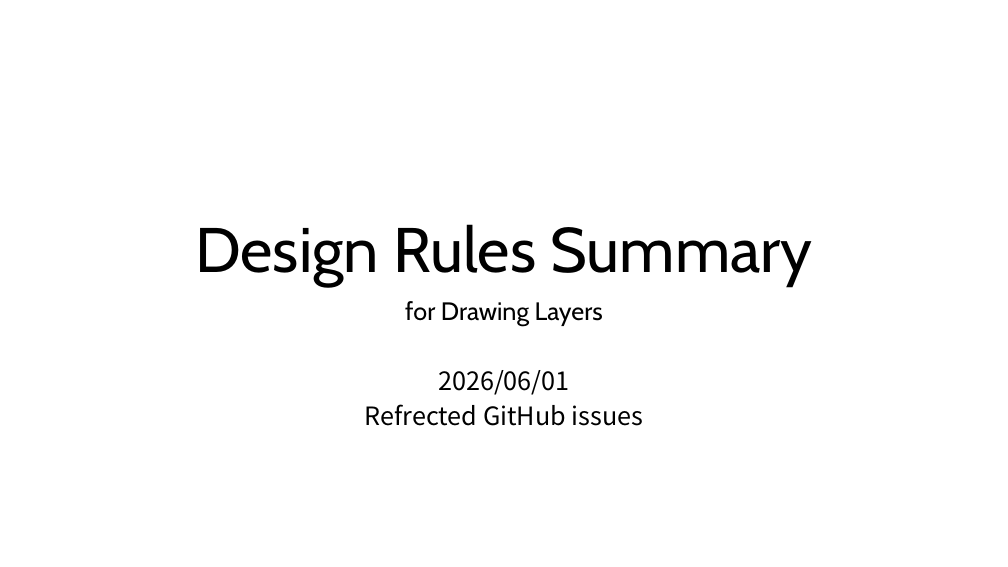
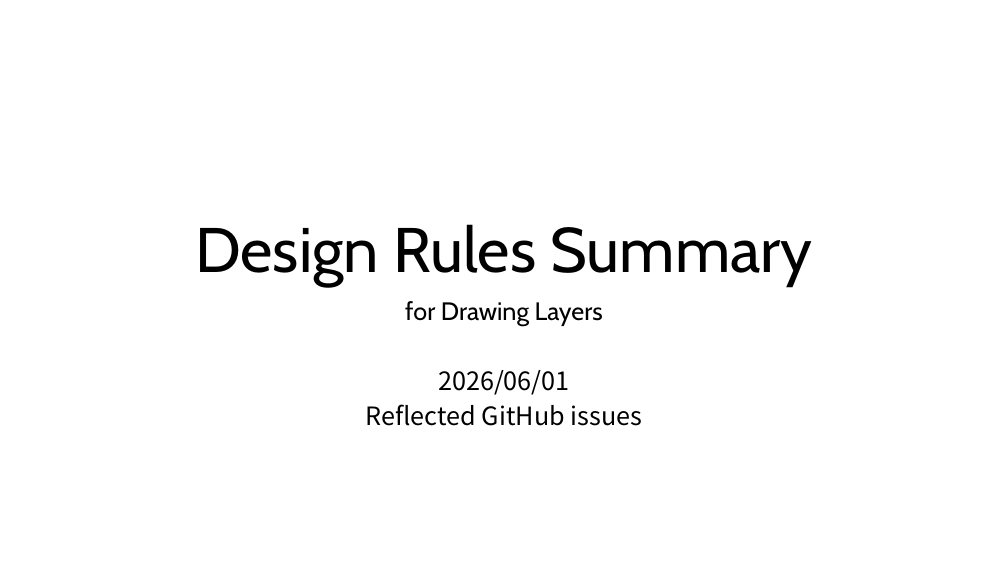
Before and after one commit to d-m-bailey/TR-1um, a slide deck: slide 1 of Document/TR-1um_DRC_summary.pptx. Drawn at 1008x567 pixels with LibreOffice and Linux fonts; fonts in the diff are those of the drawing. Boxes give left, top, right and bottom in pixels: in the first picture for what was removed or moved away, otherwise in the second. Text is boxed around its words. In the diff, an @@ line names an element or a change of style, - is before the commit and + after.

Commit message:
TYPO Refrected to Reflected

```diff
--- a/Document/TR-1um_DRC_summary.pptx
+++ b/Document/TR-1um_DRC_summary.pptx
@@ subtitle at <box>366,404,643,426</box>: text changed @@
-Refrected GitHub issues
+Reflected GitHub issues
```
Also in this commit, not shown: 2 other files.
